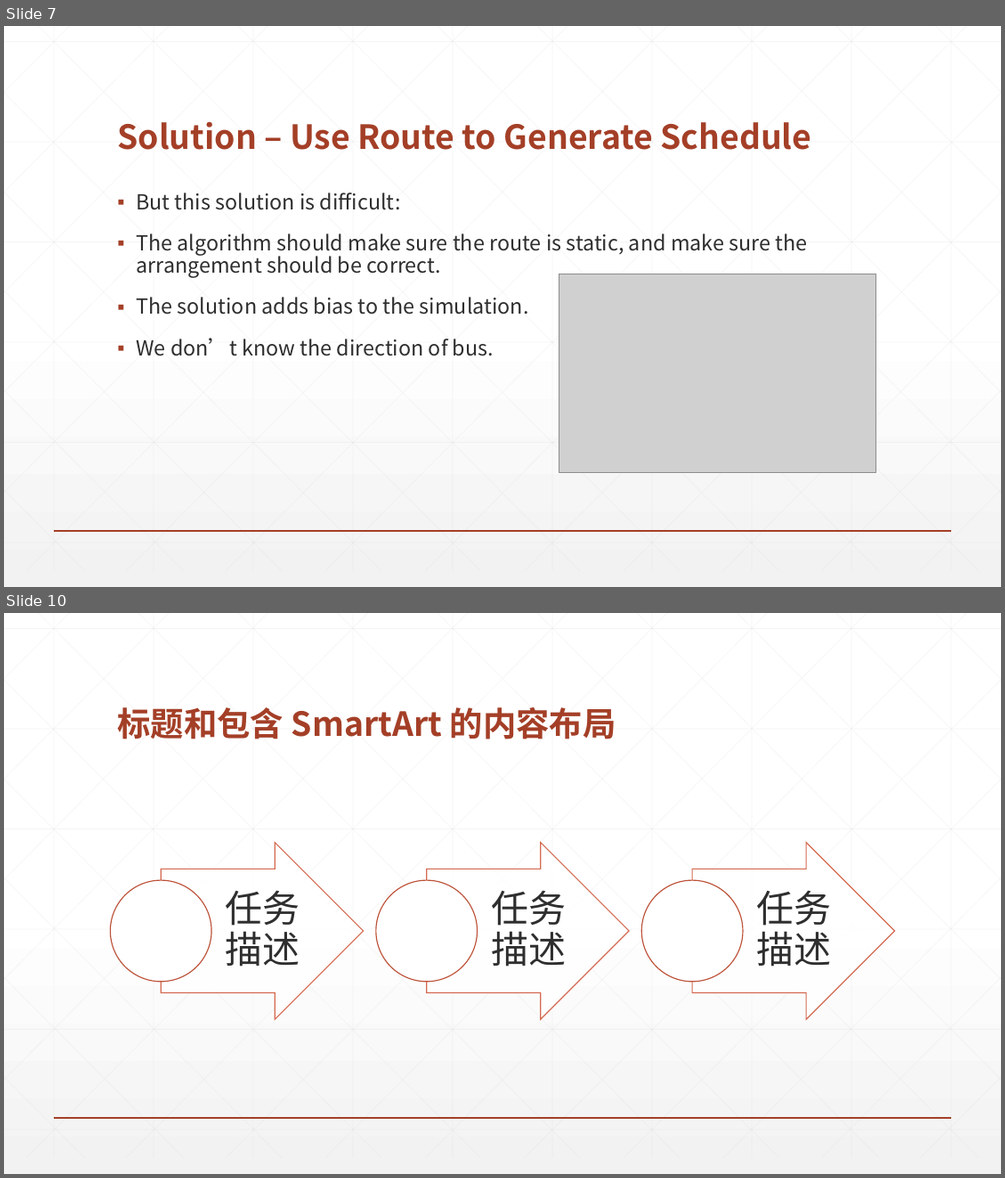
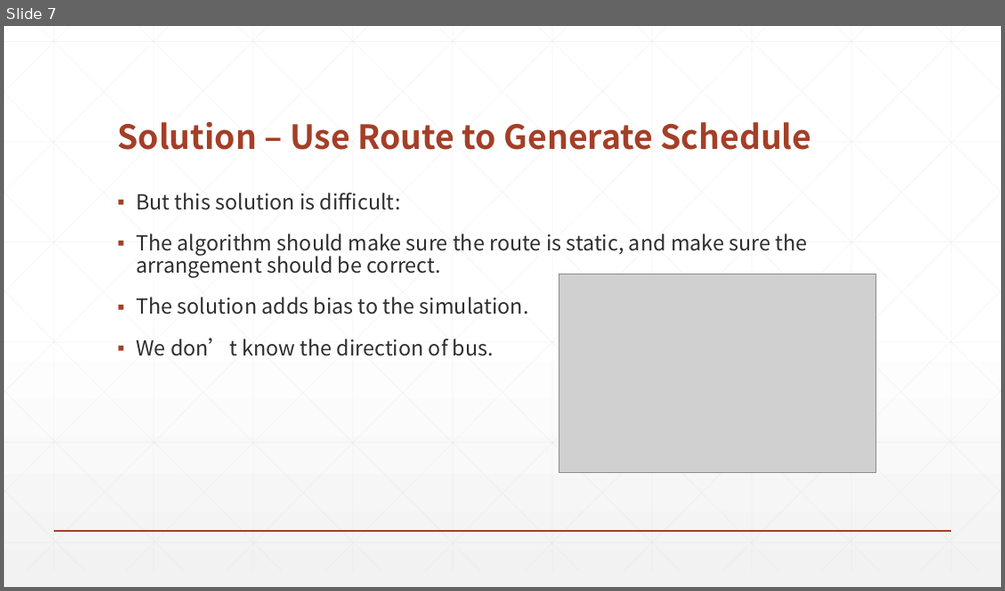
Before and after one commit to Lyther/Cargo-impl, a slide deck: Document/Innovation-project/pre-final.pptx. Shown one above the other, each under a label of ours: slides 7 and 10 before the commit, slide 7 after it; the slides between them are not shown. The pictures are 1005x1178 and 1005x591 pixels, drawn with LibreOffice and Linux fonts; fonts in the diff are those of the drawing; grey boxes stand for pictures. Boxes give left, top, right and bottom in pixels: in the first picture for what was removed or moved away, otherwise in the second. Text is boxed around its words. In the diff, an @@ line names an element or a change of style, - is before the commit and + after.

```diff
--- a/Document/Innovation-project/pre-final.pptx
+++ b/Document/Innovation-project/pre-final.pptx
@@ slide 10 removed at [4,613,1001,1174], background gradient #FFFFFF to #F2F2F2; not listed: 47 template elements that a slide beside it also shows @@
@@ title removed at [117,707,616,739] @@
-标题和包含 SmartArt 的内容布局
@@ group removed at [110,843,895,1020]: 3 right arrows, 3 texts, 3 ellipses @@
-任务描述
-任务描述
-任务描述
```
Also in this commit, not shown: 4 slides added, 8 other slides removed, 2 other files.
